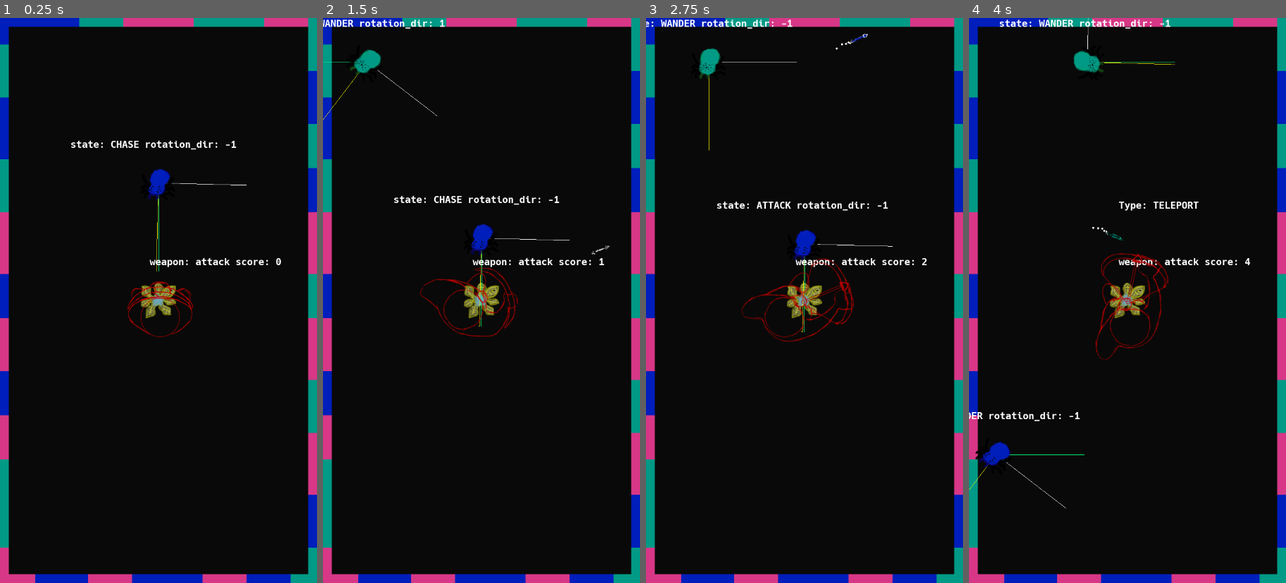
Above: before the commit, frames 1-4 (left to right).
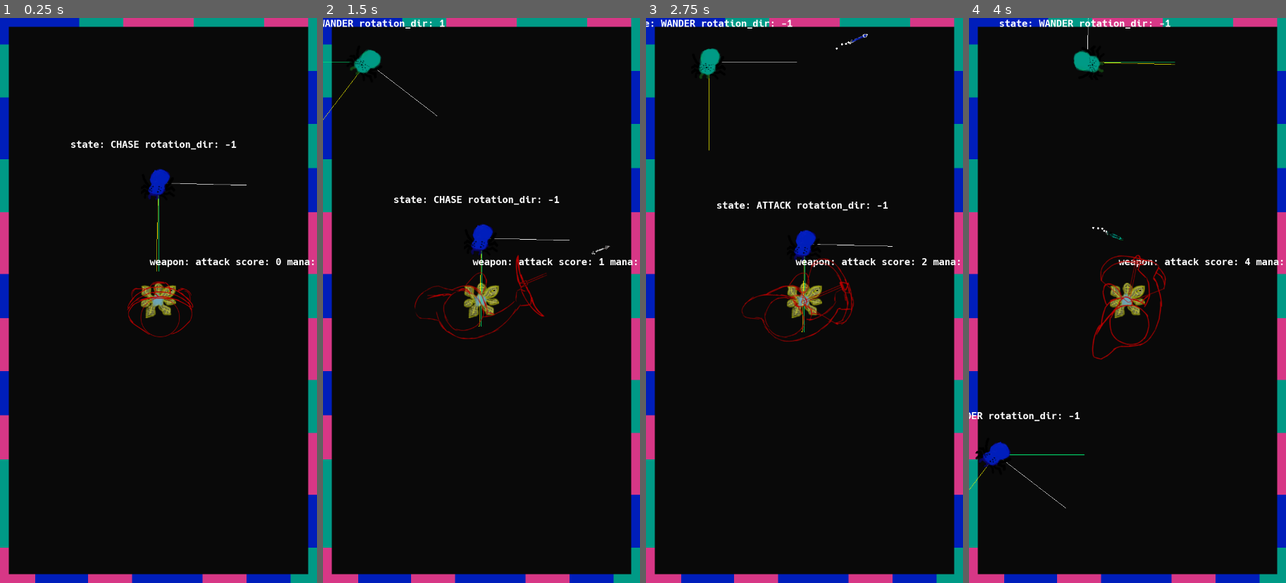
Above: after the commit, the same moments.

Repository: algch/BounceBunny
Game: Godot game, scene res://main.tscn
Same seed, same stepped clock (60 frames per second), same inputs: the game is played once before the commit and once after it.
Inputs (mouse positions are in pixels of both pictures, inside the frame that each line leads up to):
- Up to frame 1 (0.25 s): no input
- Up to frame 2 (1.5 s): move the mouse to (551, 272) at 0.52 s; press the mouse at (551, 272) at 0.53 s; hold Right (ui_right) 0.53-1.28 s; move the mouse to (418, 328) at 1.27 s; release the mouse at (418, 328) at 1.28 s; hold Down (ui_down) from 1.28 s (still down); click (418, 328) at 1.35 s
- Up to frame 3 (2.75 s): move the mouse to (836, 176) at 2.02 s; release Down (ui_down) at 2.03 s; press the mouse at (836, 176) at 2.03 s; hold Right (ui_right) from 2.03 s (still down)
- Up to frame 4 (4 s): move the mouse to (1111, 413) at 2.77 s; release Right (ui_right) at 2.78 s; release the mouse at (1111, 413) at 2.78 s; hold Up (ui_up) 2.78-3.53 s; click (1111, 413) at 2.85 s; move the mouse to (1222, 385) at 3.52 s; press the mouse at (1222, 385) at 3.53 s; hold Left (ui_left) from 3.53 s (still down)

The runs differ from the first frame. In frame 1, less than 0.1% of the frame differs, in the area x 90-100%, y 42-44%; in frame 2, 1.0%; in frame 3, less than 0.1%; in frame 4, 1.2%, in the area x 38-100%, y 32-61%.

Commit message:
plant tree structure not working

Diff:
--- a/enemies/spider/spider.gd
+++ b/enemies/spider/spider.gd
@@ -9,7 +9,7 @@
 var green_texture = preload('res://enemies/spider/sprites/green_spider.png')
 var blue_texture = preload('res://enemies/spider/sprites/blue_spider.png')
 
-var item_class = preload('res://items/item.tscn')
+var mana_class = preload('res://mana/mana.tscn')
 
 
 var direction_timer = Timer.new()
@@ -193,9 +193,9 @@
 func leaveLoot():
 	# TODO create func: calculateChance(probability): -> bool
 	if globals.calculateChance(0.25):
-		var item = item_class.instance()
-		item.position = position
-		get_parent().add_child(item)
+		var mana = mana_class.instance()
+		mana.position = position
+		get_parent().add_child(mana)
 
 
 func healthLoop():
--- a/engine/globals.gd
+++ b/engine/globals.gd
@@ -1,17 +1,13 @@
 extends Node
 
 enum ITEM_TYPES {
-    SUPPORT,
-    TELEPORT,
+    SEED,
     HEAL,
-    SCORE,
 }
 
 enum PROJECTILE_TYPES {
     ATTACK,
     SUMMON,
-    SCORE,
-    TELEPORT,
 }
 
 
--- a/engine/main.gd
+++ b/engine/main.gd
@@ -21,6 +21,9 @@
 var score = 0
 var total_plants = 0
 
+func gameOver():
+	GAME_OVER = true
+	player.queue_free()
 
 func getRandomPosition():
 	return Vector2(
@@ -98,13 +101,6 @@
 
 	return is_on_corner
 
-func addPlant():
-	total_plants += 1
-
-func removePlant():
-	total_plants -= 1
-
-
 func _ready():
 	var tilemap = $tilemap
 	tilemap.clear()
--- a/items/item.gd
+++ /dev/null
@@ -1,48 +0,0 @@
-extends Area2D
-
-var red_texture = preload('res://items/sprites/seed_red.png')
-onready var player = get_node('/root/main/player')
-var TYPE = globals.ITEM_TYPES.SUPPORT
-var LIFESPAN_TIME = 5.0
-var lifespan_timer = Timer.new()
-
-# debug --v
-var message
-var type_name = {
-	0: 'SUPPORT',
-	1: 'TELEPORT',
-	2: 'HEAL',
-	3: 'SCORE',
-}
-var default_font = DynamicFont.new()
-onready var MAX_ALPHA = $sprite.modulate.a
-var heal_points = 0
-# debug --^
-
-
-func _ready():
-	TYPE = globals.getRandomItemType()
-	if TYPE == globals.ITEM_TYPES.HEAL:
-		heal_points = 1
-	message = 'Type: ' + type_name[TYPE]
-	# debug --v
-	default_font.font_data = load('res://fonts/default-font.ttf')
-	default_font.size = 22
-	# debug --^
-	$sprite.set_texture(red_texture)
-	connect('body_entered', self, 'bodyEntered')
-	lifespan_timer.set_wait_time(LIFESPAN_TIME)
-	lifespan_timer.connect('timeout', self, 'lifespanEnded')
-	lifespan_timer.start()
-	add_child(lifespan_timer)
-
-
-func lifespanEnded():
-	queue_free()
-
-func _draw():
-	draw_string(default_font, Vector2(-20, -80),  message, Color(1, 1, 1))
-
-func _process(delta):
-	var factor = ((LIFESPAN_TIME - lifespan_timer.get_time_left())/LIFESPAN_TIME)
-	$sprite.modulate.a = MAX_ALPHA - MAX_ALPHA * factor
--- a/items/item.tscn
+++ /dev/null
@@ -1,14 +0,0 @@
-[gd_scene load_steps=3 format=2]
-
-[ext_resource path="res://items/item.gd" type="Script" id=1]
-
-[sub_resource type="CircleShape2D" id=1]
-radius = 40.0
-
-[node name="item" type="Area2D"]
-script = ExtResource( 1 )
-
-[node name="CollisionShape2D" type="CollisionShape2D" parent="."]
-shape = SubResource( 1 )
-
-[node name="sprite" type="Sprite" parent="."]
--- /dev/null
+++ b/mana/mana.gd
@@ -0,0 +1,28 @@
+extends TouchScreenButton
+
+onready var player = get_node('/root/main/player')
+var LIFESPAN_TIME = 5.0
+var lifespan_timer = Timer.new()
+
+onready var MAX_ALPHA = $sprite.modulate.a
+var mana = 20.0
+
+
+func _ready():
+	connect('pressed', self, 'itemTaken')
+	lifespan_timer.set_wait_time(LIFESPAN_TIME)
+	lifespan_timer.connect('timeout', self, 'lifespanEnded')
+	lifespan_timer.start()
+	add_child(lifespan_timer)
+
+func itemTaken():
+	player.addMana(mana)
+	queue_free()
+
+
+func lifespanEnded():
+	queue_free()
+
+func _process(delta):
+	var factor = ((LIFESPAN_TIME - lifespan_timer.get_time_left())/LIFESPAN_TIME)
+	$sprite.modulate.a = MAX_ALPHA - MAX_ALPHA * factor
--- /dev/null
+++ b/mana/mana.tscn
@@ -0,0 +1,14 @@
+[gd_scene load_steps=4 format=2]
+
+[ext_resource path="res://mana/mana.gd" type="Script" id=1]
+[ext_resource path="res://mana/sprites/seed_blue.png" type="Texture" id=2]
+
+[sub_resource type="RectangleShape2D" id=1]
+extents = Vector2( 40, 40 )
+
+[node name="mana" type="TouchScreenButton"]
+shape = SubResource( 1 )
+script = ExtResource( 1 )
+
+[node name="sprite" type="Sprite" parent="."]
+texture = ExtResource( 2 )
--- a/plants/plant.gd
+++ b/plants/plant.gd
@@ -14,7 +14,14 @@
 var DEFAULT_POWER = 0.5
 var health = 3.0
 var default_font = DynamicFont.new()
+var parent_plant = null
+var child_plants = {}
 
+func addPlantChild(plant):
+	child_plants[plant.get_instance_id()] = plant
+
+func removePlantChild(plant):
+	child_plants.erase(plant.get_instance_id())
 
 func _on_score_timer_timeout():
 	main.score += 1
@@ -22,12 +29,20 @@
 
 func receiveDamage(damage):
 	health -= damage
-	print('score atacado')
+
+func destroy():
+	if player.current_plant == self:
+		if parent_plant:
+			player.setCurrentPlant(parent_plant)
+		else:
+			main.gameOver()
+	if parent_plant:
+		parent_plant.removePlantChild(self)
+	queue_free()
 
 func healthLoop():
 	if health <= 0:
-		queue_free()
-		main.removePlant()
+		destroy()
 
 func handleWeaponCollision(weapon):
 	health -= weapon.damage
@@ -54,7 +69,6 @@
 	if body.is_in_group('enemies'):
 		targets[body.get_instance_id()] = body
 		if current_state != STATE.attacking:
-			print('Atacnado!!')
 			attack_timer.start()
 			current_state = STATE.attacking
 
@@ -70,17 +84,13 @@
 	attack_timer.start()
 
 func _on_teleport_released():
-	print('teleport pressed')
-	print('current_plant_id ', player.current_plant_id)
-	if player.current_plant_id == get_instance_id():
+	if player.current_plant == self:
 		return
-	player.position = position
-	player.current_plant_id = get_instance_id()
+	player.setCurrentPlant(self)
 
 func _ready():
 	default_font.font_data = load('res://fonts/default-font.ttf')
 	default_font.size = 22
-	main.addPlant()
 
 func _physics_process(delta):
 	healthLoop()
--- a/plants/plant.tscn
+++ b/plants/plant.tscn
@@ -38,6 +38,8 @@
 "affected_by_weapons",
 ]]
 shape = SubResource( 3 )
+[connection signal="body_entered" from="Area2D" to="." method="_on_Area2D_body_entered"]
+[connection signal="body_exited" from="Area2D" to="." method="_on_Area2D_body_exited"]
 [connection signal="timeout" from="score_timer" to="." method="_on_score_timer_timeout"]
 [connection signal="timeout" from="attack_timer" to="." method="_on_attack_timer_timeout"]
 [connection signal="released" from="teleport" to="." method="_on_teleport_released"]
--- a/player/player.gd
+++ b/player/player.gd
@@ -11,13 +11,9 @@
 onready var attack_texture = preload('res://player/sprites/tito-shooting-01.png')
 onready var summon_texture = preload('res://player/sprites/tito-pixelart-01.png')
 onready var summon_class = preload('res://weapons/summon/summon.tscn')
+onready var main = get_node('/root/main/')
 var CHARGE_WAIT_TIME = 1.0
 var MAX_SHOOT_LENGTH = 200
-onready var items = {
-	globals.ITEM_TYPES.SUPPORT: 0,
-	globals.ITEM_TYPES.TELEPORT: 0,
-	globals.ITEM_TYPES.SCORE: 0,
-}
 
 enum STATE {
 	idle,
@@ -32,48 +28,52 @@
 
 var default_font = DynamicFont.new()
 
-var current_plant_id = null
+var current_plant = null
+var mana = 100.0
 
 func _ready():
 	default_font.font_data = load('res://fonts/default-font.ttf')
 	default_font.size = 22
-
-func changeWeapon():
+	current_plant = get_node('/root/main/plant/')
+	print('mana ', mana)
+
+func _on_weaponSwitcher_pressed():
 	if current_state == STATE.charging:
 		return
+	var animation_name
+	var part = 0 if current_state == STATE.idle else 1
 	match current_weapon:
 		globals.PROJECTILE_TYPES.ATTACK:
 			current_weapon = globals.PROJECTILE_TYPES.SUMMON
-			$animation.set_animation('attack')
-			$animation.set_frame(0)
-			$animation.stop()
+			animation_name = 'summon_' + str(part)
 		globals.PROJECTILE_TYPES.SUMMON:
 			current_weapon = globals.PROJECTILE_TYPES.ATTACK
-			$animation.set_animation('summon')
-			$animation.set_frame(0)
-			$animation.stop()
+			animation_name = 'bow_' + str(part)
+
+	$animation.set_animation(animation_name)
+	$animation.set_frame(0)
+	$animation.stop()
 
 
 func summonPlant(power, direction):
-	if items[globals.ITEM_TYPES.SUPPORT] <= 0:
-		print('NO HAY SEMILLAS')
-		return
-
 	var summon = summon_class.instance()
+
+	if mana < summon.mana_cost:
+		return
+
 	var offset = direction * WEAPON_RADIUS
 
 	summon.position = position + offset
 	summon.direction = direction
 	summon.power = power
-	summon.type = globals.ITEM_TYPES.SUPPORT
+	summon.parent_plant = current_plant
 
 	get_node('/root/main/').add_child(summon)
-	items[globals.ITEM_TYPES.SUPPORT] -= 1
-
-
-func addItem(item):
-	items[item.TYPE] += 1
-	print(items)
+	mana -= summon.mana_cost
+
+
+func addMana(increment):
+	mana += increment
 
 func receiveDamage(damage):
 	health -= damage
@@ -107,7 +107,7 @@
 	if Input.is_action_pressed('touch') and current_state != STATE.charging and not $weaponSwitcher.is_pressed():
 		current_state = STATE.charging
 		shoot_point_start = get_global_mouse_position()
-		$animation.play('charge')
+		pressAnimation()
 
 
 	if Input.is_action_just_released('touch') and current_state == STATE.charging:
@@ -123,6 +123,27 @@
 				attack(power, direction)
 			if current_weapon == globals.PROJECTILE_TYPES.SUMMON:
 				summonPlant(power, direction)
+		releaseAnimation()
+
+func pressAnimation():
+	match current_weapon:
+		globals.PROJECTILE_TYPES.ATTACK:
+			$animation.play('bow_0')
+		globals.PROJECTILE_TYPES.SUMMON:
+			$animation.play('summon_0')
+
+func releaseAnimation():
+	match current_weapon:
+		globals.PROJECTILE_TYPES.ATTACK:
+			$animation.play('bow_1')
+		globals.PROJECTILE_TYPES.SUMMON:
+			$animation.play('summon_1')
+
+func setCurrentPlant(plant):
+	if not plant.is_queued_for_deletion() or not plant.is_valid():
+		main.gameOver()
+	position = plant.position
+	current_plant = plant
 
 func getWeaponString():
 	match current_weapon:
@@ -134,7 +155,7 @@
 func _draw():
 	var score = get_node('/root/main/').score
 	var weapon_str = getWeaponString()
-	var message = 'weapon: ' + weapon_str + ' score: ' + str(score)
+	var message = 'weapon: ' + weapon_str + ' score: ' + str(score) + ' mana: ' + str(mana)
 	draw_string(default_font, Vector2(-20, -80),  message, Color(1, 1, 1))
 	if current_state != STATE.charging:
 		return
@@ -147,19 +168,18 @@
 	draw_line(Vector2(0, 0), shoot_point_start - get_global_mouse_position(), color)
 
 func _on_animation_finished():
-	match $animation.get_animation():
-		'charge':
-			$animation.set_animation('attack')
-			$animation.set_frame(0)
-			$animation.stop()
-		'attack':
-			$animation.set_animation('charge')
-			$animation.set_frame(0)
-			$animation.stop()
-		'summon':
-			$animation.set_animation('charge')
-			$animation.set_frame(0)
-			$animation.stop()
+	var animation_name
+	var part = 0 if current_state == STATE.idle else 1
+	match current_weapon:
+		globals.PROJECTILE_TYPES.ATTACK:
+			animation_name = 'bow_' + str(part)
+			$animation.set_animation(animation_name)
+		globals.PROJECTILE_TYPES.SUMMON:
+			animation_name= 'summon_' + str(part)
+			$animation.set_animation(animation_name)
+
+	$animation.set_frame(0)
+	$animation.stop()
 
 func aimingLoop():
 	if current_state != STATE.charging:
@@ -168,8 +188,9 @@
 	var reference = (shoot_point_start - get_global_mouse_position()).normalized()
 	if reference.length() <= 0.5:
 		return
-	var angle = reference.angle()
-	$animation.rotation = angle + PI/2.0
+	var angle = reference.angle() + PI/2.0
+	$animation.rotation = angle
+	$weaponSwitcher.rotation = angle
 
 
 
--- a/player/player.tscn
+++ b/player/player.tscn
@@ -26,38 +26,45 @@
 [ext_resource path="res://player/animations/5_UP/final-0012.png" type="Texture" id=24]
 [ext_resource path="res://player/animations/5_UP/final-0013.png" type="Texture" id=25]
 [ext_resource path="res://player/animations/5_UP/final-0014.png" type="Texture" id=26]
+[ext_resource path="res://player/sprites/tito-pixelart-02.png" type="Texture" id=27]
 
-[sub_resource type="RectangleShape2D" id=1]
-extents = Vector2( 75, 62 )
-
-[sub_resource type="SpriteFrames" id=2]
+[sub_resource type="SpriteFrames" id=1]
 animations = [ {
 "frames": [ ExtResource( 2 ), ExtResource( 3 ), ExtResource( 4 ), ExtResource( 5 ), ExtResource( 6 ), ExtResource( 7 ), ExtResource( 8 ), ExtResource( 9 ), ExtResource( 10 ), ExtResource( 11 ) ],
 "loop": true,
-"name": "attack",
-"speed": 20.0
+"name": "bow_1",
+"speed": 24.0
 }, {
 "frames": [ ExtResource( 12 ) ],
 "loop": true,
-"name": "summon",
+"name": "summon_0",
 "speed": 30.0
 }, {
 "frames": [ ExtResource( 13 ), ExtResource( 14 ), ExtResource( 15 ), ExtResource( 16 ), ExtResource( 17 ), ExtResource( 18 ), ExtResource( 19 ), ExtResource( 20 ), ExtResource( 21 ), ExtResource( 22 ), ExtResource( 23 ), ExtResource( 24 ), ExtResource( 25 ), ExtResource( 26 ), ExtResource( 2 ) ],
 "loop": true,
-"name": "charge",
-"speed": 30.0
+"name": "bow_0",
+"speed": 24.0
+}, {
+"frames": [ ExtResource( 27 ) ],
+"loop": true,
+"name": "summon_1",
+"speed": 5.0
 } ]
+
+[sub_resource type="RectangleShape2D" id=2]
+extents = Vector2( 50, 50 )
 
 [node name="player" type="Position2D"]
 z_index = 1
 script = ExtResource( 1 )
 
+[node name="animation" type="AnimatedSprite" parent="."]
+frames = SubResource( 1 )
+animation = "bow_0"
+
 [node name="weaponSwitcher" type="TouchScreenButton" parent="."]
-position = Vector2( 4, 16 )
+position = Vector2( 4, 26 )
 z_index = 1
-shape = SubResource( 1 )
-
-[node name="animation" type="AnimatedSprite" parent="."]
-frames = SubResource( 2 )
-animation = "charge"
+shape = SubResource( 2 )
 [connection signal="animation_finished" from="animation" to="." method="_on_animation_finished"]
+[connection signal="pressed" from="weaponSwitcher" to="." method="_on_weaponSwitcher_pressed"]
--- a/weapons/summon/summon.gd
+++ b/weapons/summon/summon.gd
@@ -1,6 +1,8 @@
 extends 'res://weapons/weapon.gd'
 
 var plant_class = preload('res://plants/plant.tscn')
+var mana_cost = 20.0
+var parent_plant
 
 func _ready():
 	MAX_TRAVEL_TIME = 0.25
@@ -8,9 +10,11 @@
 	._ready()
 
 func travelEnded():
-	var summon = plant_class.instance()
-	summon.position = position
-	get_node('/root/main/').add_child(summon)
+	var plant = plant_class.instance()
+	plant.parent_plant = parent_plant
+	plant.position = position
+	parent_plant.addPlantChild(plant)
+	get_node('/root/main/').add_child(plant)
 	queue_free()
 
 func _physics_process(delta):
Not shown: 1 places in enemies/spider/spider.tscn that only renumber resources
Renamed: items/sprites/seed_blue.png -> mana/sprites/seed_blue.png
Renamed: items/sprites/seed_green.png -> mana/sprites/seed_green.png
Renamed: items/sprites/seed_red.png -> mana/sprites/seed_red.png
Not shown: 1 places in player/player.tscn that only renumber resources
